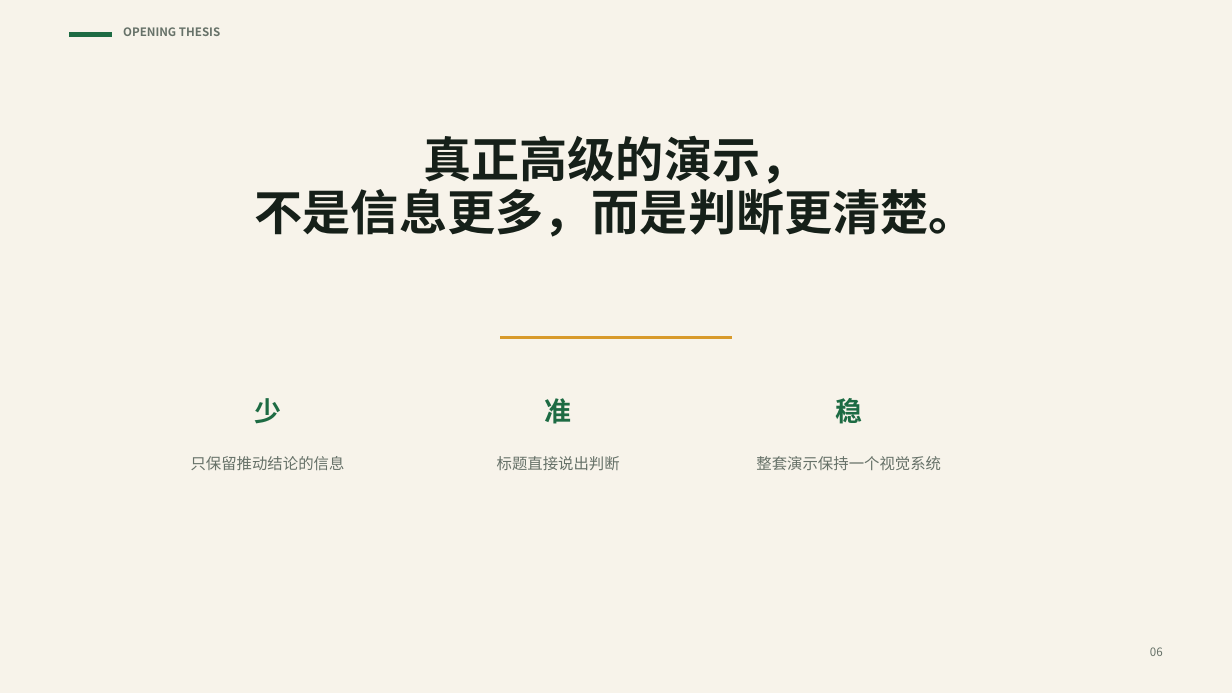
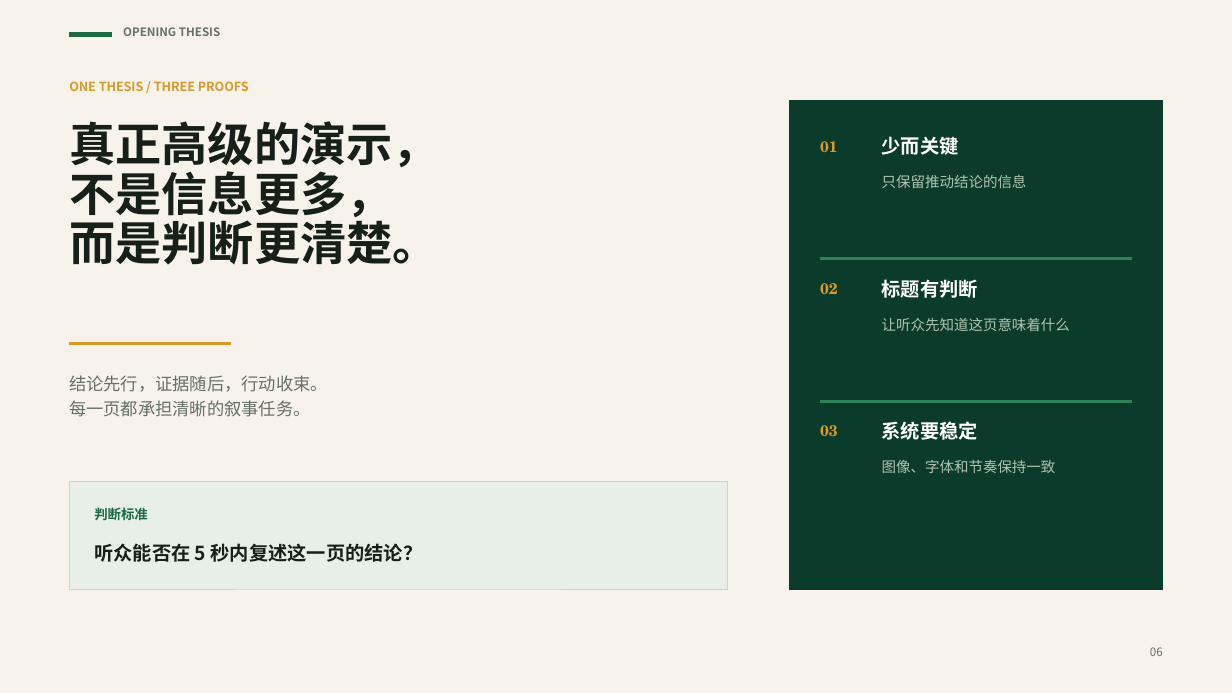
Before and after one commit to zhoy0409-debug/build-premium-pptx, a slide deck: slide 6 of assets/premium-green-layout-kit.pptx. Drawn at 1232x693 pixels with LibreOffice and Linux fonts; fonts in the diff are those of the drawing. Boxes give left, top, right and bottom in pixels: in the first picture for what was removed or moved away, otherwise in the second. Text is boxed around its words. In the diff, an @@ line names an element or a change of style, - is before the commit and + after.

```diff
--- a/assets/premium-green-layout-kit.pptx
+++ b/assets/premium-green-layout-kit.pptx
@@ text added at <box>69,81,249,91</box>, 9.8 pt, text #D89A2B, bold @@
+ONE THESIS / THREE PROOFS
@@ rectangle added at <box>789,100,1163,589</box>, fill #0B3B2A, outline #0B3B2A 0 pt @@
@@ text at <box>69,121,439,173</box>: size 37.5 to 36 pt in "真正高级的演示，"; alignment centre to left; line spacing 0.92 to 0.9 @@
@@ text "真正高级的演示，": place and size @@
-text "真正高级的演示，" at <box>254,135,977,237</box>
+text "真正高级的演示，" at <box>69,121,439,265</box>
@@ text added at <box>820,141,838,152</box>, 12 pt, text #D89A2B, bold @@
+01
@@ text added at <box>882,136,959,155</box>, 15 pt, text #FFFFFF, bold @@
+少而关键
@@ text at <box>69,163,439,265</box>: text changed; size 37.5 to 36 pt @@
-不是信息更多，而是判断更清楚。
+不是信息更多，
+而是判断更清楚。
@@ text "只保留推动结论的信息": place and size @@
-text "只保留推动结论的信息" at <box>191,456,345,470</box>
+text "只保留推动结论的信息" at <box>882,175,1027,188</box>
@@ text "只保留推动结论的信息" at <box>882,175,1027,188</box>: size 12 to 11.2 pt, text colour #667168 to #AFC3B2; alignment centre to left @@
@@ rectangle added at <box>821,258,1133,260</box>, fill #2D8355, outline #2D8355 0 pt @@
@@ text added at <box>820,283,838,294</box>, 12 pt, text #D89A2B, bold @@
+02
@@ text at <box>882,279,978,298</box>: text changed; size 12 to 15 pt; text colour #667168 to #FFFFFF; bold on @@
-标题直接说出判断
+标题有判断
@@ text added at <box>882,318,1070,331</box>, 11.2 pt, text #AFC3B2 @@
+让听众先知道这页意味着什么
@@ rectangle added at <box>69,343,231,345</box>, fill #D89A2B, outline #D89A2B 0 pt @@
@@ rectangle removed at <box>501,337,732,339</box> @@
@@ text added at <box>69,375,328,417</box>, 13.5 pt, text #667168 @@
+结论先行，证据随后，行动收束。
+每一页都承担清晰的叙事任务。
@@ text removed at <box>254,398,281,424</box> @@
-少
@@ text removed at <box>545,398,572,424</box> @@
-准
@@ rectangle added at <box>821,400,1133,402</box>, fill #2D8355, outline #2D8355 0 pt @@
@@ text removed at <box>835,398,862,424</box> @@
-稳
@@ text added at <box>820,425,838,436</box>, 12 pt, text #D89A2B, bold @@
+03
@@ text added at <box>882,421,978,440</box>, 15 pt, text #FFFFFF, bold @@
+系统要稳定
@@ text removed at <box>756,456,941,470</box> @@
-整套演示保持一个视觉系统
@@ text added at <box>882,460,1056,473</box>, 11.2 pt, text #AFC3B2 @@
+图像、字体和节奏保持一致
@@ rectangle added at <box>69,482,727,590</box>, fill #E7EFE8, outline #CBD5CC 0.75 pt @@
@@ text added at <box>94,507,148,520</box>, 10.5 pt, text #1D6B43, bold @@
+判断标准
@@ text added at <box>94,543,423,562</box>, 15 pt, text #162019, bold @@
+听众能否在 5 秒内复述这一页的结论？
```
Also in this commit, not shown: 9 other slides changed, 10 other files.
